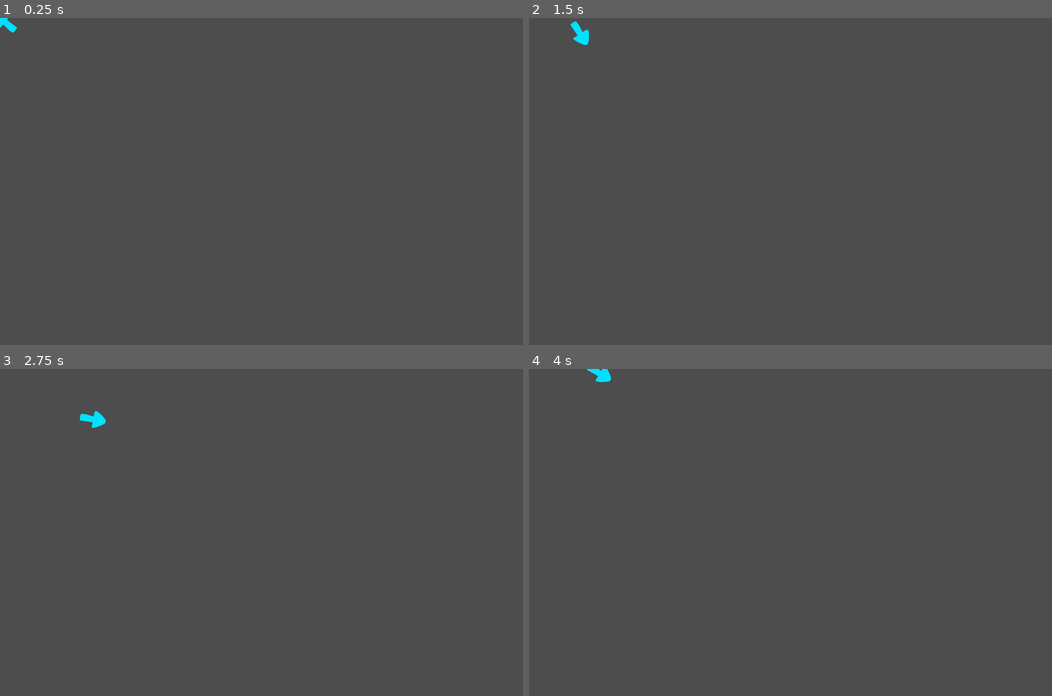
Above: before the commit, frames 1-4 (two rows, left to right).
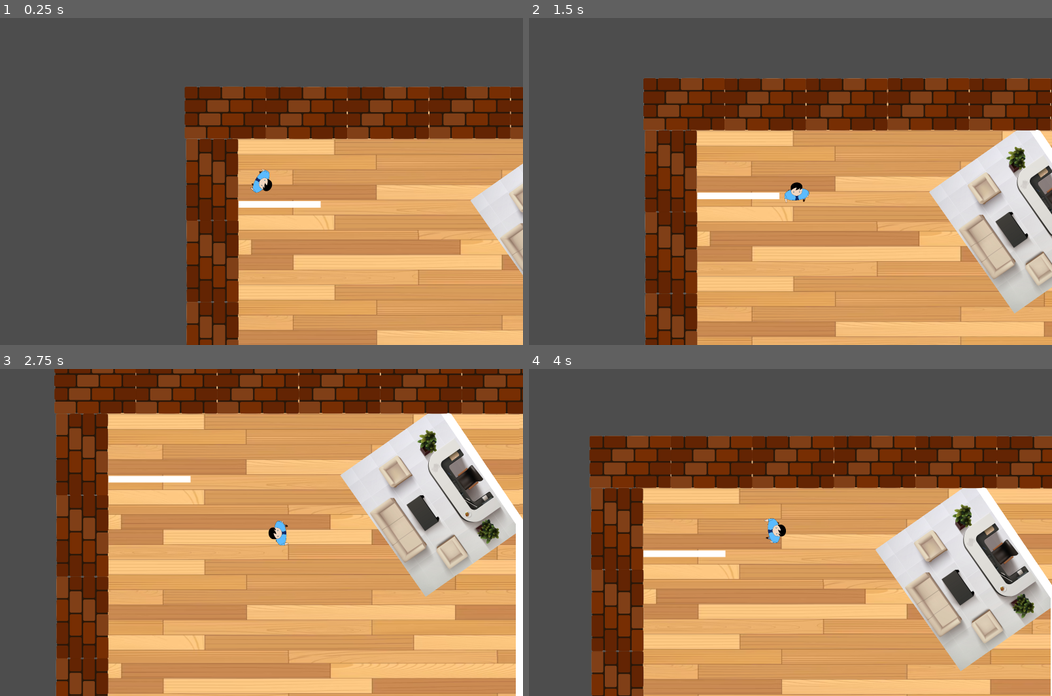
Above: after the commit, the same moments.

Repository: NervzZ/SHS-game-project
Game: Godot game, scene res://scenes/game.tscn
Same seed, same stepped clock (60 frames per second), same inputs: the game is played once before the commit and once after it.
Inputs (mouse positions are in pixels of both pictures, inside the frame that each line leads up to):
- Up to frame 1 (0.25 s): no input
- Up to frame 2 (1.5 s): tap Enter at 0.5 s; move the mouse to (905, 165) at 0.52 s; hold D (Move Right) 0.53-1.28 s; move the mouse to (685, 197) at 1.27 s; hold S (Move Down) from 1.28 s (still down)
- Up to frame 3 (2.75 s): move the mouse to (313, 460) at 2.02 s; release S (Move Down) at 2.03 s; hold D (Move Right) from 2.03 s (still down)
- Up to frame 4 (4 s): move the mouse to (764, 597) at 2.77 s; release D (Move Right) at 2.78 s; hold W (Move Up) 2.78-3.53 s; move the mouse to (947, 581) at 3.52 s; hold A (Move Left) from 3.53 s (still down)

The runs differ from the first frame. In frame 1, 51% of the frame differs, in the area x 0-100%, y 0-100%; in frame 2, 63%; in frame 3, 89%, in the area x 10-100%, y 0-100%; in frame 4, 70%.

Commit message:
feature/walls-collision (#4)

Diff:
--- /dev/null
+++ b/scenes/actors/main_character.tscn
@@ -0,0 +1,45 @@
+[gd_scene load_steps=8 format=3 uid="uid://bmwus7eoqsad2"]
+
+[ext_resource type="Script" path="res://scripts/player/main_character.gd" id="1_xm6gw"]
+[ext_resource type="Texture2D" uid="uid://dd1pk61s5p652" path="res://svg/MainCharacter/MC_animation/1.png" id="3_tpsq3"]
+[ext_resource type="Texture2D" uid="uid://d2b3ie2pm1fse" path="res://svg/MainCharacter/MC_animation/2.png" id="4_m4kd8"]
+[ext_resource type="Texture2D" uid="uid://dne6nc25063ph" path="res://svg/MainCharacter/MC_animation/3.png" id="5_i1lkn"]
+[ext_resource type="Texture2D" uid="uid://dbgfynhkt5kry" path="res://svg/MainCharacter/MC_animation/4.png" id="6_gilmy"]
+
+[sub_resource type="CapsuleShape2D" id="CapsuleShape2D_dhor7"]
+radius = 46.0
+height = 152.0
+
+[sub_resource type="SpriteFrames" id="SpriteFrames_hep56"]
+animations = [{
+"frames": [{
+"duration": 1.0,
+"texture": ExtResource("3_tpsq3")
+}, {
+"duration": 1.0,
+"texture": ExtResource("4_m4kd8")
+}, {
+"duration": 1.0,
+"texture": ExtResource("5_i1lkn")
+}, {
+"duration": 1.0,
+"texture": ExtResource("6_gilmy")
+}],
+"loop": true,
+"name": &"Walking",
+"speed": 10.0
+}]
+
+[node name="Main Character" type="CharacterBody2D"]
+script = ExtResource("1_xm6gw")
+
+[node name="CollisionShape2D" type="CollisionShape2D" parent="."]
+scale = Vector2(0.8, 0.8)
+shape = SubResource("CapsuleShape2D_dhor7")
+
+[node name="AnimatedSprite2D" type="AnimatedSprite2D" parent="."]
+rotation = -1.5708
+scale = Vector2(0.459136, 0.459136)
+sprite_frames = SubResource("SpriteFrames_hep56")
+animation = &"Walking"
+frame_progress = 0.806912
--- a/scenes/actors/player.tscn
+++ b/scenes/actors/player.tscn
@@ -1,7 +1,7 @@
-[gd_scene load_steps=3 format=3 uid="uid://cof0qvrvourhn"]
+[gd_scene load_steps=3 format=3]
 
 [ext_resource type="Texture2D" uid="uid://bd5hq20f0p2yg" path="res://svg/placeholder/arrow.svg" id="1_o1d5p"]
-[ext_resource type="Script" path="res://scripts/player.gd" id="2_33vis"]
+[ext_resource type="Script" path="res://scripts/player/player.gd" id="2_33vis"]
 
 [node name="player" type="Node2D"]
 script = ExtResource("2_33vis")
--- /dev/null
+++ b/scenes/decor/Walls/BrickWall.tscn
@@ -0,0 +1,15 @@
+[gd_scene load_steps=3 format=3 uid="uid://cc8nsh5eskh67"]
+
+[ext_resource type="Texture2D" uid="uid://bsiehagm5o0dj" path="res://svg/Walls_svg/Wall_Brick.png" id="1_x4anh"]
+
+[sub_resource type="RectangleShape2D" id="RectangleShape2D_hdbqh"]
+size = Vector2(399, 255)
+
+[node name="Brick_Wall" type="Sprite2D"]
+texture = ExtResource("1_x4anh")
+
+[node name="StaticBody2D" type="StaticBody2D" parent="."]
+
+[node name="CollisionShape2D" type="CollisionShape2D" parent="StaticBody2D"]
+position = Vector2(-0.5, -0.5)
+shape = SubResource("RectangleShape2D_hdbqh")
--- /dev/null
+++ b/scenes/decor/Walls/White_walls.tscn
@@ -0,0 +1,17 @@
+[gd_scene load_steps=3 format=3 uid="uid://ce0cu3bewodyu"]
+
+[ext_resource type="Texture2D" uid="uid://ejunwpi627jw" path="res://svg/Walls_svg/White_wall.png" id="1_34myj"]
+
+[sub_resource type="RectangleShape2D" id="RectangleShape2D_22rn3"]
+size = Vector2(921, 38)
+
+[node name="Sprite2D" type="Sprite2D"]
+position = Vector2(719, 43)
+texture = ExtResource("1_34myj")
+metadata/_edit_group_ = true
+
+[node name="StaticBody2D" type="StaticBody2D" parent="."]
+
+[node name="CollisionShape2D" type="CollisionShape2D" parent="StaticBody2D"]
+position = Vector2(0.5, 0)
+shape = SubResource("RectangleShape2D_22rn3")
--- a/scenes/game.tscn
+++ b/scenes/game.tscn
@@ -1,8 +1,251 @@
-[gd_scene load_steps=2 format=3 uid="uid://codh71mq4ingm"]
-
-[ext_resource type="PackedScene" uid="uid://cof0qvrvourhn" path="res://scenes/actors/player.tscn" id="1_6gg3y"]
+[gd_scene load_steps=11 format=3 uid="uid://crbygnkslpwet"]
+
+[ext_resource type="Texture2D" uid="uid://befai3dxu4jv4" path="res://svg/Interior Design/Floor_HDF.png" id="1_ido0e"]
+[ext_resource type="PackedScene" uid="uid://cc8nsh5eskh67" path="res://scenes/decor/Walls/BrickWall.tscn" id="1_wo4cv"]
+[ext_resource type="PackedScene" uid="uid://bmwus7eoqsad2" path="res://scenes/actors/main_character.tscn" id="2_5t6ty"]
+[ext_resource type="PackedScene" uid="uid://ce0cu3bewodyu" path="res://scenes/decor/Walls/White_walls.tscn" id="3_e1y6a"]
+[ext_resource type="Texture2D" uid="uid://ic0ow1ybmkxg" path="res://svg/Interior Design/Reception.png" id="4_wwh0b"]
+
+[sub_resource type="RectangleShape2D" id="RectangleShape2D_kcil7"]
+size = Vector2(578.406, 283.511)
+
+[sub_resource type="RectangleShape2D" id="RectangleShape2D_i33fs"]
+size = Vector2(182.357, 180.939)
+
+[sub_resource type="RectangleShape2D" id="RectangleShape2D_g8c17"]
+size = Vector2(424.534, 199.445)
+
+[sub_resource type="RectangleShape2D" id="RectangleShape2D_1j7fh"]
+size = Vector2(222.24, 135.338)
+
+[sub_resource type="RectangleShape2D" id="RectangleShape2D_yicpe"]
+size = Vector2(96.1752, 89.7504)
 
 [node name="GameRoot" type="Node2D"]
 
-[node name="player" parent="." instance=ExtResource("1_6gg3y")]
-position = Vector2(25, 21)
+[node name="Inside" type="Node2D" parent="."]
+
+[node name="Design" type="Node2D" parent="Inside"]
+
+[node name="Floor" type="Node2D" parent="Inside/Design"]
+
+[node name="Floor" type="Sprite2D" parent="Inside/Design/Floor"]
+position = Vector2(1254.21, 140.776)
+scale = Vector2(3.26586, 1.80773)
+texture = ExtResource("1_ido0e")
+
+[node name="Floor2" type="Sprite2D" parent="Inside/Design/Floor"]
+position = Vector2(1256.21, 851.776)
+scale = Vector2(3.26586, 1.80773)
+texture = ExtResource("1_ido0e")
+
+[node name="Floor3" type="Sprite2D" parent="Inside/Design/Floor"]
+position = Vector2(1257.21, 1579.78)
+scale = Vector2(3.26586, 1.80773)
+texture = ExtResource("1_ido0e")
+
+[node name="Floor4" type="Sprite2D" parent="Inside/Design/Floor"]
+position = Vector2(1256.71, 2312)
+scale = Vector2(3.26746, 1.77941)
+texture = ExtResource("1_ido0e")
+
+[node name="Floor5" type="Sprite2D" parent="Inside/Design/Floor"]
+position = Vector2(3295.21, 137.776)
+scale = Vector2(3.26586, 1.80773)
+texture = ExtResource("1_ido0e")
+
+[node name="Floor6" type="Sprite2D" parent="Inside/Design/Floor"]
+position = Vector2(3297.21, 848.776)
+scale = Vector2(3.26586, 1.80773)
+texture = ExtResource("1_ido0e")
+
+[node name="Floor7" type="Sprite2D" parent="Inside/Design/Floor"]
+position = Vector2(3297.21, 1576.78)
+scale = Vector2(3.26586, 1.80773)
+texture = ExtResource("1_ido0e")
+
+[node name="Floor8" type="Sprite2D" parent="Inside/Design/Floor"]
+position = Vector2(3297.71, 2309)
+scale = Vector2(3.26746, 1.77941)
+texture = ExtResource("1_ido0e")
+
+[node name="Reception" type="Sprite2D" parent="Inside/Design"]
+position = Vector2(1841, 456)
+rotation = 0.958186
+scale = Vector2(0.701946, 0.701946)
+texture = ExtResource("4_wwh0b")
+
+[node name="StaticBody2D" type="StaticBody2D" parent="Inside/Design/Reception"]
+
+[node name="Desk" type="CollisionShape2D" parent="Inside/Design/Reception/StaticBody2D"]
+position = Vector2(18.5132, -248.601)
+shape = SubResource("RectangleShape2D_kcil7")
+
+[node name="Chair" type="CollisionShape2D" parent="Inside/Design/Reception/StaticBody2D"]
+position = Vector2(-314.839, 86.9012)
+shape = SubResource("RectangleShape2D_i33fs")
+
+[node name="Chair2" type="CollisionShape2D" parent="Inside/Design/Reception/StaticBody2D"]
+position = Vector2(377.522, 84.052)
+shape = SubResource("RectangleShape2D_i33fs")
+
+[node name="Sofa" type="CollisionShape2D" parent="Inside/Design/Reception/StaticBody2D"]
+position = Vector2(24.2185, 296.319)
+shape = SubResource("RectangleShape2D_g8c17")
+
+[node name="Table" type="CollisionShape2D" parent="Inside/Design/Reception/StaticBody2D"]
+position = Vector2(28.4924, 83.3397)
+shape = SubResource("RectangleShape2D_1j7fh")
+
+[node name="Plant" type="CollisionShape2D" parent="Inside/Design/Reception/StaticBody2D"]
+position = Vector2(-323.735, -194.459)
+shape = SubResource("RectangleShape2D_yicpe")
+
+[node name="Plant2" type="CollisionShape2D" parent="Inside/Design/Reception/StaticBody2D"]
+position = Vector2(380.371, -190.898)
+shape = SubResource("RectangleShape2D_yicpe")
+
+[node name="Interior Walls" type="Node2D" parent="."]
+
+[node name="White_wall" parent="Interior Walls" instance=ExtResource("3_e1y6a")]
+position = Vector2(462.25, 344)
+scale = Vector2(0.434524, 0.855263)
+
+[node name="White_wall2" parent="Interior Walls" instance=ExtResource("3_e1y6a")]
+position = Vector2(2275, 1596.17)
+rotation = 1.5708
+scale = Vector2(2.26976, 1.05439)
+
+[node name="White_wall3" parent="Interior Walls" instance=ExtResource("3_e1y6a")]
+position = Vector2(2086.81, 278.564)
+rotation = 0.973894
+scale = Vector2(0.735998, 1.08737)
+
+[node name="SurrBrickWall" type="Node2D" parent="."]
+
+[node name="Brick_Wall" parent="SurrBrickWall" instance=ExtResource("1_wo4cv")]
+position = Vector2(197, -105)
+
+[node name="Brick_Wall2" parent="SurrBrickWall" instance=ExtResource("1_wo4cv")]
+position = Vector2(594, -104)
+
+[node name="Brick_Wall3" parent="SurrBrickWall" instance=ExtResource("1_wo4cv")]
+position = Vector2(993, -104)
+
+[node name="Brick_Wall4" parent="SurrBrickWall" instance=ExtResource("1_wo4cv")]
+position = Vector2(1393, -105)
+
+[node name="Brick_Wall5" parent="SurrBrickWall" instance=ExtResource("1_wo4cv")]
+position = Vector2(1792, -104)
+
+[node name="Brick_Wall6" parent="SurrBrickWall" instance=ExtResource("1_wo4cv")]
+position = Vector2(2190, -103)
+
+[node name="Brick_Wall7" parent="SurrBrickWall" instance=ExtResource("1_wo4cv")]
+position = Vector2(2588, -104)
+
+[node name="Brick_Wall8" parent="SurrBrickWall" instance=ExtResource("1_wo4cv")]
+position = Vector2(2987, -106)
+
+[node name="Brick_Wall9" parent="SurrBrickWall" instance=ExtResource("1_wo4cv")]
+position = Vector2(3386, -106)
+
+[node name="Brick_Wall10" parent="SurrBrickWall" instance=ExtResource("1_wo4cv")]
+position = Vector2(3786, -107)
+
+[node name="Brick_Wall17" parent="SurrBrickWall" instance=ExtResource("1_wo4cv")]
+position = Vector2(4185, -106)
+
+[node name="Brick_Wall19" parent="SurrBrickWall" instance=ExtResource("1_wo4cv")]
+position = Vector2(4583, -109)
+
+[node name="Brick_Wall11" parent="SurrBrickWall" instance=ExtResource("1_wo4cv")]
+position = Vector2(197, 2547)
+
+[node name="Brick_Wall12" parent="SurrBrickWall" instance=ExtResource("1_wo4cv")]
+position = Vector2(594, 2548)
+
+[node name="Brick_Wall13" parent="SurrBrickWall" instance=ExtResource("1_wo4cv")]
+position = Vector2(993, 2548)
+
+[node name="Brick_Wall14" parent="SurrBrickWall" instance=ExtResource("1_wo4cv")]
+position = Vector2(1393, 2547)
+
+[node name="Brick_Wall21" parent="SurrBrickWall" instance=ExtResource("1_wo4cv")]
+position = Vector2(1792, 2548)
+
+[node name="Brick_Wall24" parent="SurrBrickWall" instance=ExtResource("1_wo4cv")]
+position = Vector2(2190, 2545)
+
+[node name="Brick_Wall25" parent="SurrBrickWall" instance=ExtResource("1_wo4cv")]
+position = Vector2(2590, 2545)
+
+[node name="Brick_Wall26" parent="SurrBrickWall" instance=ExtResource("1_wo4cv")]
+position = Vector2(2987, 2546)
+
+[node name="Brick_Wall27" parent="SurrBrickWall" instance=ExtResource("1_wo4cv")]
+position = Vector2(3386, 2546)
+
+[node name="Brick_Wall28" parent="SurrBrickWall" instance=ExtResource("1_wo4cv")]
+position = Vector2(3786, 2545)
+
+[node name="Brick_Wall29" parent="SurrBrickWall" instance=ExtResource("1_wo4cv")]
+position = Vector2(4185, 2546)
+
+[node name="Brick_Wall30" parent="SurrBrickWall" instance=ExtResource("1_wo4cv")]
+position = Vector2(4583, 2543)
+
+[node name="Brick_Wall15" parent="SurrBrickWall" instance=ExtResource("1_wo4cv")]
+position = Vector2(4653, 1815)
+rotation = 1.5708
+
+[node name="Brick_Wall16" parent="SurrBrickWall" instance=ExtResource("1_wo4cv")]
+position = Vector2(4652, 1417)
+rotation = 1.5708
+
+[node name="Brick_Wall18" parent="SurrBrickWall" instance=ExtResource("1_wo4cv")]
+position = Vector2(4654, 2214)
+rotation = 1.5708
+
+[node name="Brick_Wall20" parent="SurrBrickWall" instance=ExtResource("1_wo4cv")]
+position = Vector2(4653, 618)
+rotation = 1.5708
+
+[node name="Brick_Wall22" parent="SurrBrickWall" instance=ExtResource("1_wo4cv")]
+position = Vector2(4651, 220)
+rotation = 1.5708
+
+[node name="Brick_Wall23" parent="SurrBrickWall" instance=ExtResource("1_wo4cv")]
+position = Vector2(4653, 1018)
+rotation = 1.5708
+
+[node name="Brick_Wall31" parent="SurrBrickWall" instance=ExtResource("1_wo4cv")]
+position = Vector2(134, 1818)
+rotation = 1.5708
+
+[node name="Brick_Wall32" parent="SurrBrickWall" instance=ExtResource("1_wo4cv")]
+position = Vector2(133.001, 1420)
+rotation = 1.5708
+
+[node name="Brick_Wall33" parent="SurrBrickWall" instance=ExtResource("1_wo4cv")]
+position = Vector2(135, 2217)
+rotation = 1.5708
+
+[node name="Brick_Wall34" parent="SurrBrickWall" instance=ExtResource("1_wo4cv")]
+position = Vector2(134, 621)
+rotation = 1.5708
+
+[node name="Brick_Wall35" parent="SurrBrickWall" instance=ExtResource("1_wo4cv")]
+position = Vector2(132.001, 223)
+rotation = 1.5708
+
+[node name="Brick_Wall36" parent="SurrBrickWall" instance=ExtResource("1_wo4cv")]
+position = Vector2(134, 1021)
+rotation = 1.5708
+
+[node name="Main Character" parent="." instance=ExtResource("2_5t6ty")]
+position = Vector2(374, 232)
+
+[node name="Camera2D" type="Camera2D" parent="Main Character"]
+position = Vector2(1, 0)
+position_smoothing_enabled = true
--- /dev/null
+++ b/scenes/menus/main_menu.tscn
@@ -0,0 +1,81 @@
+[gd_scene load_steps=4 format=3 uid="uid://djf146ud17gr4"]
+
+[ext_resource type="Script" path="res://scripts/menus/main_menu.gd" id="1_3n6lb"]
+
+[sub_resource type="StyleBoxFlat" id="StyleBoxFlat_2mvlw"]
+bg_color = Color(0.376471, 0.631373, 0.803922, 1)
+corner_radius_top_left = 5
+corner_radius_top_right = 5
+corner_radius_bottom_right = 5
+corner_radius_bottom_left = 5
+
+[sub_resource type="StyleBoxFlat" id="StyleBoxFlat_sx7i6"]
+bg_color = Color(0.215686, 0.360784, 0.686275, 1)
+
+[node name="MainMenu" type="Node2D"]
+script = ExtResource("1_3n6lb")
+
+[node name="ColorRect" type="ColorRect" parent="."]
+size_flags_horizontal = 3
+size_flags_vertical = 3
+color = Color(0, 0.282353, 0.603922, 1)
+
+[node name="MarginContainer" type="MarginContainer" parent="."]
+offset_right = 1920.0
+offset_bottom = 1075.0
+size_flags_horizontal = 3
+
+[node name="VBoxContainer" type="VBoxContainer" parent="MarginContainer"]
+layout_mode = 2
+
+[node name="Label" type="Label" parent="MarginContainer/VBoxContainer"]
+layout_mode = 2
+size_flags_vertical = 3
+theme_override_font_sizes/font_size = 125
+text = "Cyber Shield"
+horizontal_alignment = 1
+vertical_alignment = 1
+
+[node name="HBoxContainer" type="HBoxContainer" parent="MarginContainer/VBoxContainer"]
+layout_mode = 2
+size_flags_vertical = 3
+
+[node name="LeftContainer" type="MarginContainer" parent="MarginContainer/VBoxContainer/HBoxContainer"]
+layout_mode = 2
+size_flags_horizontal = 3
+size_flags_vertical = 3
+theme_override_constants/margin_left = 300
+theme_override_constants/margin_top = 50
+theme_override_constants/margin_right = 50
+theme_override_constants/margin_bottom = 300
+
+[node name="StatGame" type="Button" parent="MarginContainer/VBoxContainer/HBoxContainer/LeftContainer"]
+layout_mode = 2
+size_flags_stretch_ratio = 0.0
+theme_override_font_sizes/font_size = 75
+theme_override_styles/normal = SubResource("StyleBoxFlat_2mvlw")
+theme_override_styles/hover = SubResource("StyleBoxFlat_sx7i6")
+text = "Start Game
+"
+
+[node name="RightContainer" type="MarginContainer" parent="MarginContainer/VBoxContainer/HBoxContainer"]
+layout_mode = 2
+size_flags_horizontal = 3
+size_flags_vertical = 3
+theme_override_constants/margin_left = 50
+theme_override_constants/margin_top = 50
+theme_override_constants/margin_right = 300
+theme_override_constants/margin_bottom = 300
+
+[node name="Exit" type="Button" parent="MarginContainer/VBoxContainer/HBoxContainer/RightContainer"]
+layout_mode = 2
+size_flags_stretch_ratio = 0.0
+theme_override_font_sizes/font_size = 75
+theme_override_styles/normal = SubResource("StyleBoxFlat_2mvlw")
+theme_override_styles/hover = SubResource("StyleBoxFlat_sx7i6")
+text = "Exit
+"
+
+[connection signal="button_up" from="MarginContainer/VBoxContainer/HBoxContainer/LeftContainer/StatGame" to="." method="_on_button_button_up"]
+[connection signal="button_down" from="MarginContainer/VBoxContainer/HBoxContainer/RightContainer/Exit" to="." method="_on_button_button_down"]
+[connection signal="button_up" from="MarginContainer/VBoxContainer/HBoxContainer/RightContainer/Exit" to="." method="_on_button_button_up"]
--- /dev/null
+++ b/scripts/menus/main_menu.gd
@@ -0,0 +1,23 @@
+extends Node2D
+
+
+@export var mainGameScene : PackedScene
+
+
+# Called when the node enters the scene tree for the first time.
+func _ready():
+	pass # Replace with function body.
+
+
+# Called every frame. 'delta' is the elapsed time since the previous frame.
+func _process(delta):
+	pass
+
+
+func _on_button_button_up():
+	get_tree().change_scene_to_packed(mainGameScene)
+
+
+
+func _on_button_button_down():
+	get_tree().quit() # Replace with function body.
--- /dev/null
+++ b/scripts/player/main_character.gd
@@ -0,0 +1,68 @@
+extends CharacterBody2D
+
+
+@export var walkVelocity = 500
+#@export var friction = 100
+
+var mouseTarget = Vector2.ZERO
+
+@onready var animatedSprite = get_node("AnimatedSprite2D")
+
+#var SCREEN_WIDTH = get_viewport_rect().size.x
+#var SCREEN_HEIGHT = get_viewport_rect().size.y
+
+# plus tard on se décidera sur la camera
+#var camera_holder
+#var camera
+
+
+func _ready():
+	#camera_holder = Node2D.new()
+	#add_child(camera_holder)
+	#camera = get_node("Camera2D")
+	#camera_holder.position = position
+	pass
+
+
+func _input(event):
+	if event is InputEventMouseMotion:
+		mouseTarget = get_global_mouse_position()
+
+
+func _process(_delta):
+
+	computeLookTarget()
+
+	#Up-down movements
+	if Input.is_action_pressed("Move Up") and !Input.is_action_pressed("Move Down"):
+		velocity.y = -walkVelocity
+	elif Input.is_action_pressed("Move Down") and !Input.is_action_pressed("Move Up"):
+		velocity.y = walkVelocity
+	else:
+		velocity.y = 0
+
+	#Left-right movements
+	if Input.is_action_pressed("Move Right") and !Input.is_action_pressed("Move Left"):
+		velocity.x = walkVelocity
+	elif Input.is_action_pressed("Move Left") and !Input.is_action_pressed("Move Right"):
+		velocity.x = -walkVelocity
+	else:
+		velocity.x = 0
+
+	move_and_slide()
+
+	if velocity != Vector2.ZERO:
+		animatedSprite.play("Walking")
+		look_at(computeLookTarget())
+	else:
+		animatedSprite.stop()
+
+	#makes it smoother when being stopped by a collision to prevent the player model to go brrrrrr
+	if !Input.is_action_pressed("Move Right") and !Input.is_action_pressed("Move Left") and !Input.is_action_pressed("Move Up") and !Input.is_action_pressed("Move Down"):
+		look_at(mouseTarget)
+
+	#utile si on veut décélerer mais je trouve plus agréable que le stop soit abrupte
+	#velocity = velocity.move_toward(Vector2.ZERO, friction)
+
+func computeLookTarget() -> Vector2 :
+	return global_position + velocity.normalized()
Not shown, added: icon.svg.import
Renamed: scripts/player.gd -> scripts/player/player.gd
Binary file added: svg/Interior Design/Floor.jpeg
Not shown, added: svg/Interior Design/Floor.jpeg.import
Binary file added: svg/Interior Design/Floor_HDF.png
Not shown, added: svg/Interior Design/Floor_HDF.png.import
Binary file added: svg/Interior Design/Reception.png
Not shown, added: svg/Interior Design/Reception.png.import
Binary file added: svg/Interior Design/Untitled design-2.png
Not shown, added: svg/Interior Design/Untitled design-2.png.import
Binary file added: svg/Interior Design/Untitled design.png
Not shown, added: svg/Interior Design/Untitled design.png.import
(and 31 more such lines)
